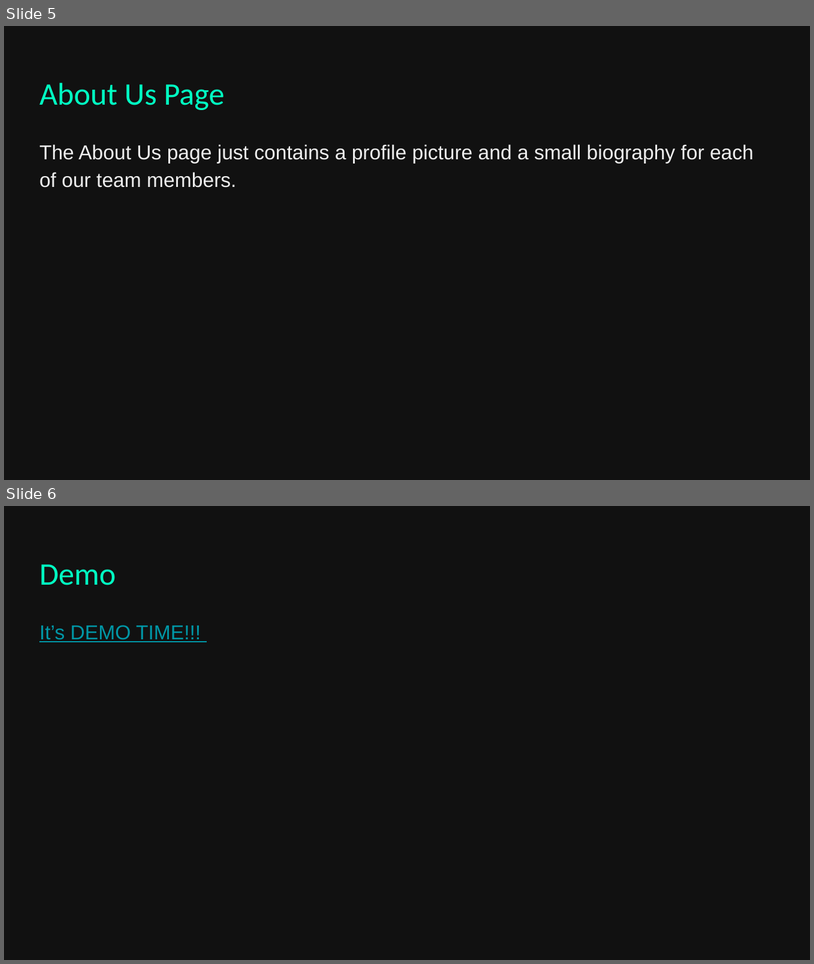
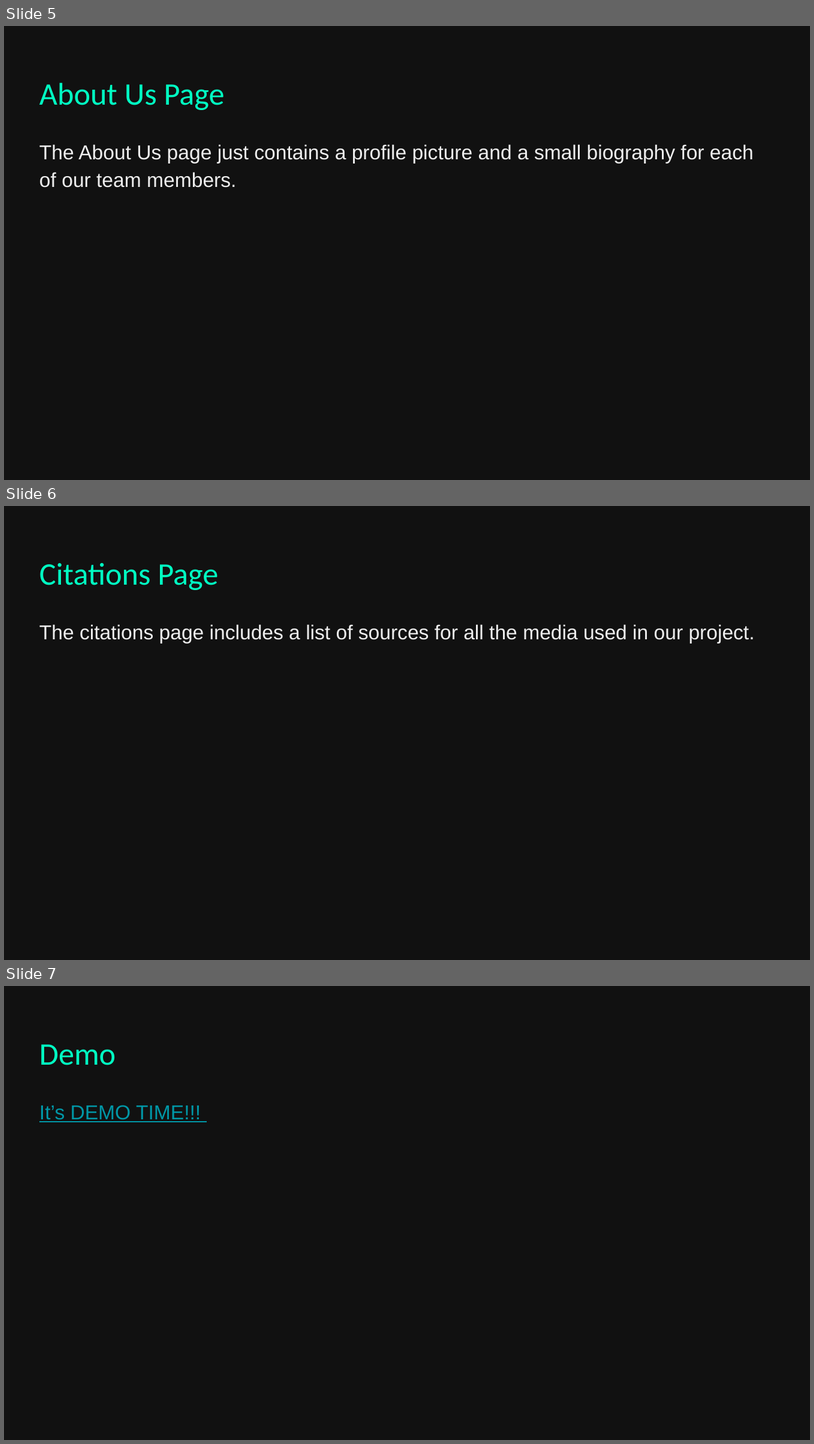
Before and after one commit to TheSwenson/Choose-Your-Adventure, a slide deck: jacaja-pres.pptx. Shown one above the other, each under a label of ours: slides 5 and 6 before the commit, slides 5, 6 and 7 after it. The pictures are 814x964 and 814x1444 pixels, drawn with LibreOffice and Linux fonts; fonts in the diff are those of the drawing. Boxes give left, top, right and bottom in pixels: in the first picture for what was removed or moved away, otherwise in the second. Text is boxed around its words. In the diff, an @@ line names an element or a change of style, - is before the commit and + after.

```diff
--- a/jacaja-pres.pptx
+++ b/jacaja-pres.pptx
@@ slide 6 added at (4, 506, 810, 960), background #111111 @@
@@ text added at (39, 563, 218, 590), 28 pt, text #01FFC3 @@
+Citations Page
@@ text added at (39, 624, 755, 643), 18 pt, text #EEEEEE @@
+The citations page includes a list of sources for all the media used in our project.
@@ what was slide 6 is now slide 7 @@
```
Also in this commit, not shown: 3 slides changed, 1 other file.
